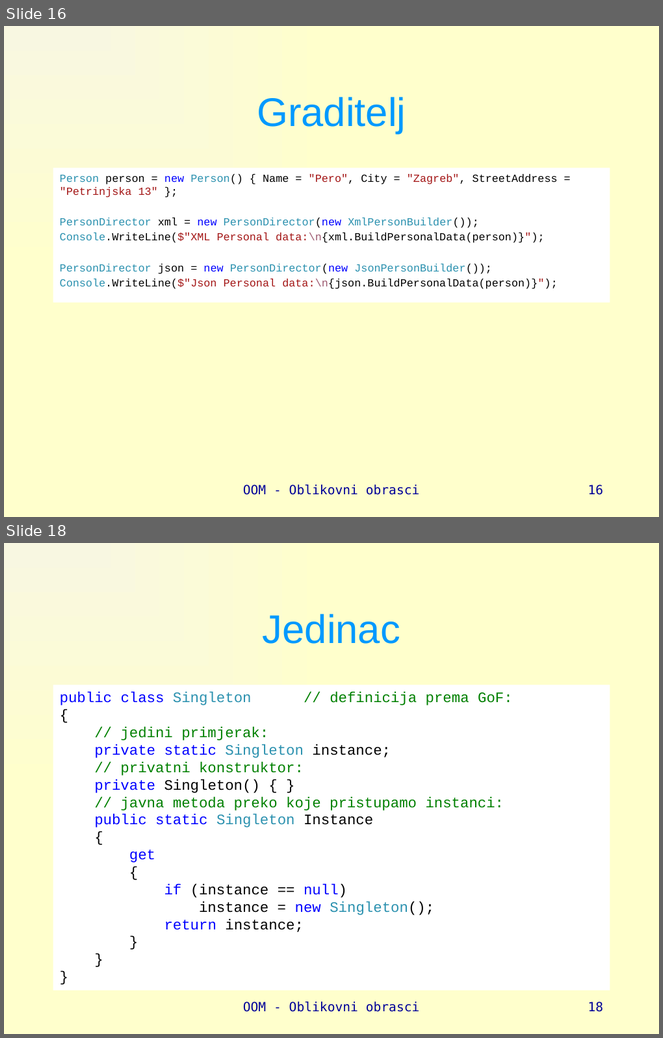
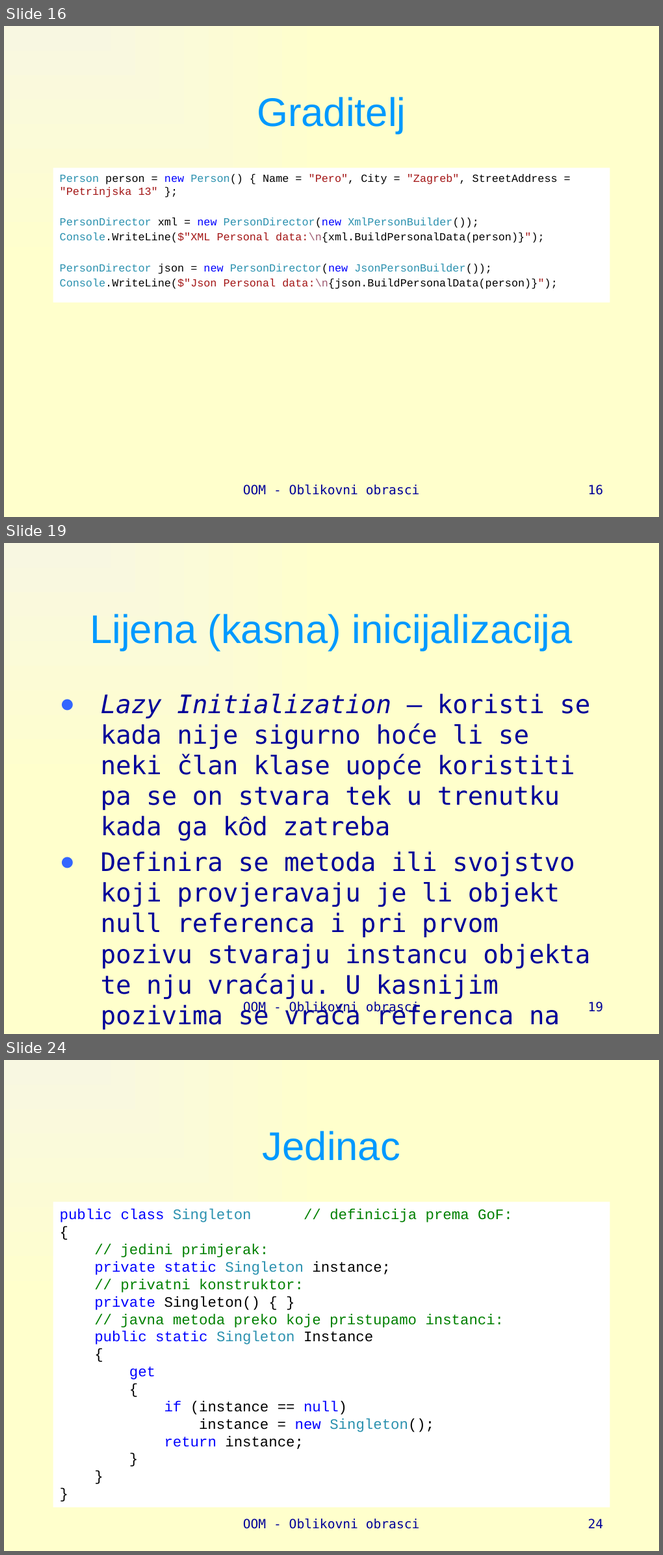
Before and after one commit to vsite-oom/DesignPatterns, a slide deck: docs/Design patterns.pptx. Shown one above the other, each under a label of ours: slides 16 and 18 before the commit, slides 16, 19 and 24 after it; the slides between them are not shown. The pictures are 663x1038 and 663x1555 pixels, drawn with LibreOffice and Linux fonts; fonts in the diff are those of the drawing. Boxes give left, top, right and bottom in pixels: in the first picture for what was removed or moved away, otherwise in the second. Text is boxed around its words. In the diff, an @@ line names an element or a change of style, - is before the commit and + after.

```diff
--- a/docs/Design patterns.pptx
+++ b/docs/Design patterns.pptx
@@ slide 19 added at [4,543,659,1034], background gradient #F8F7E1 to #FFFFCC @@
@@ title added at [90,614,573,651], 44 pt, text #0099FF @@
+Lijena (kasna) inicijalizacija
@@ text added at [101,694,590,1030], 28 pt, text #000099 @@
+● Lazy Initialization – koristi se kada nije sigurno hoće li se neki član klase uopće koristiti pa se on stvara tek u trenutku kada ga kôd zatreba
+● Definira se metoda ili svojstvo koji provjeravaju je li objekt null referenca i pri prvom pozivu stvaraju instancu objekta te nju vraćaju. U kasnijim pozivima se vraća referenca na taj stvoreni objekt
@@ text added at [243,1002,420,1016], 14 pt, text #000099 @@
+OOM - Oblikovni obrasci
@@ page number added at [588,1002,604,1012], 14 pt, text #000099 @@
+19
@@ what was slide 18 is now slide 24 @@
@@ page number at [588,1519,604,1529]: text changed @@
-18
+24
```
Also in this commit, not shown: 13 slides changed, 7 other slides added, 19 other files.
